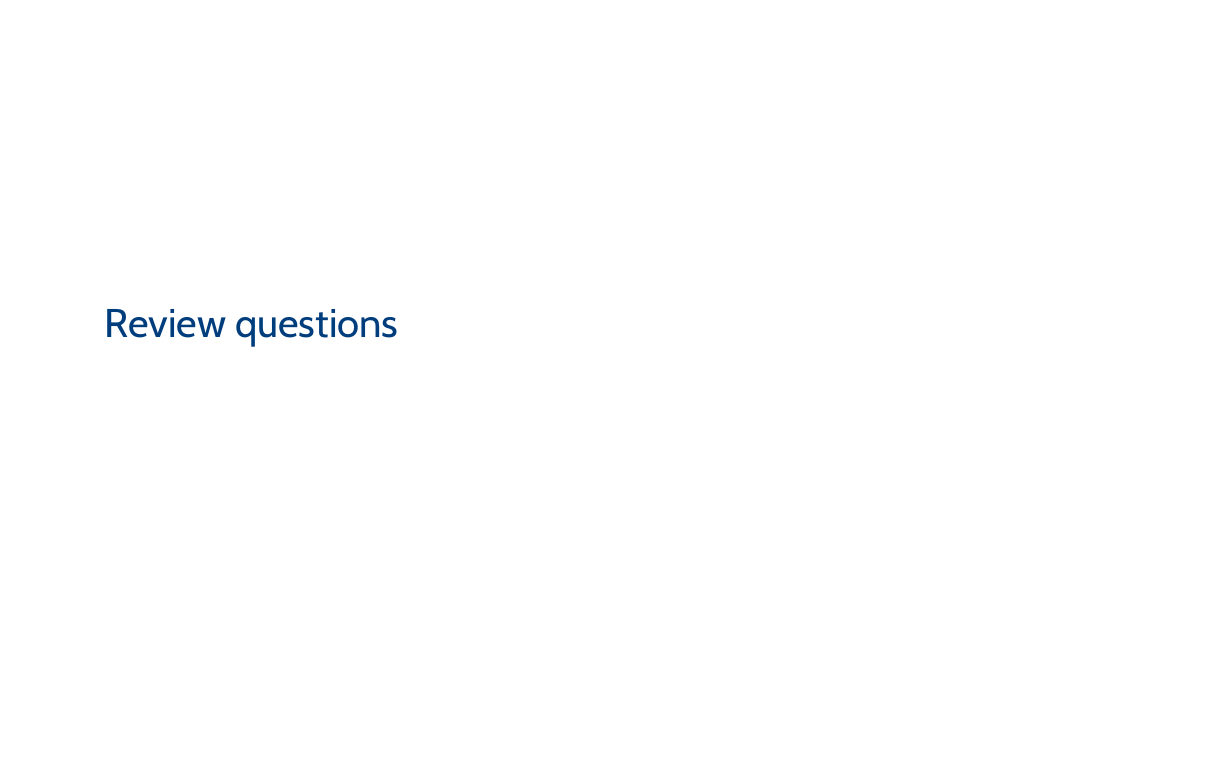
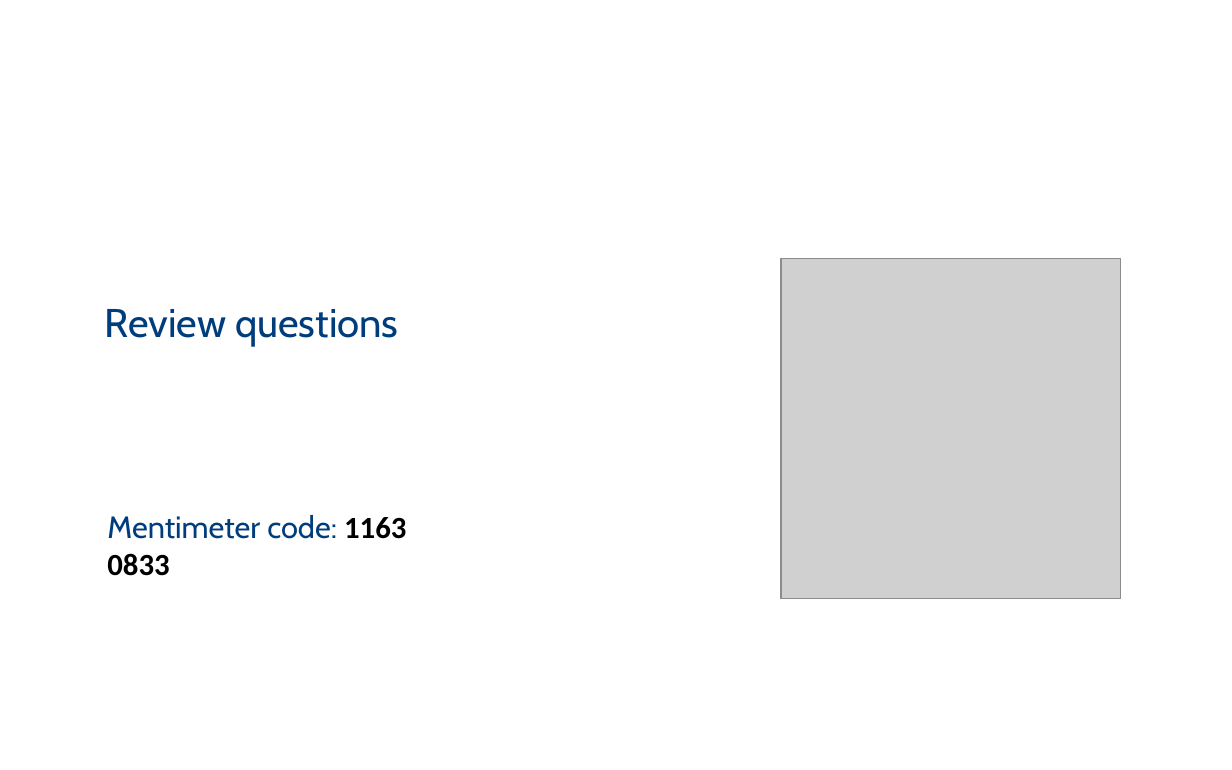
Before and after one commit to PBarnaghi/ML4NS, a slide deck: slide 45 of 05- Ensemble models-SVM/ML4NuerScience_ensemble models_kernel_models.pptx (slide 44 before the commit). Drawn at 1232x770 pixels with LibreOffice and Linux fonts; fonts in the diff are those of the drawing; grey boxes stand for pictures; background and template pictures are left out. Boxes give left, top, right and bottom in pixels: in the first picture for what was removed or moved away, otherwise in the second. Text is boxed around its words. In the diff, an @@ line names an element or a change of style, - is before the commit and + after.

```diff
--- a/05- Ensemble models-SVM/ML4NuerScience_ensemble models_kernel_models.pptx
+++ b/05- Ensemble models-SVM/ML4NuerScience_ensemble models_kernel_models.pptx
@@ picture added at (781,259,1121,599) @@
@@ text added at (107,515,406,576), 18 pt, text #003D7D @@
+Mentimeter code: 1163 0833
```
Also in this commit, not shown: 2 other slides changed, 1 slide added, 1 other file.
